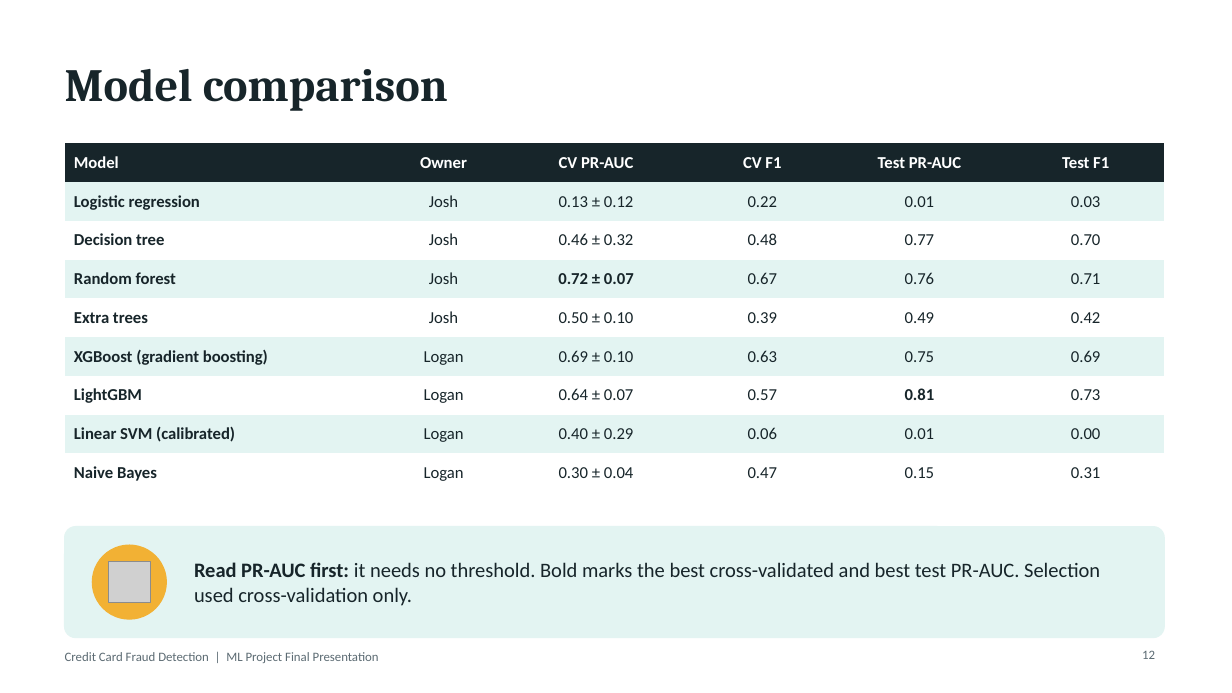
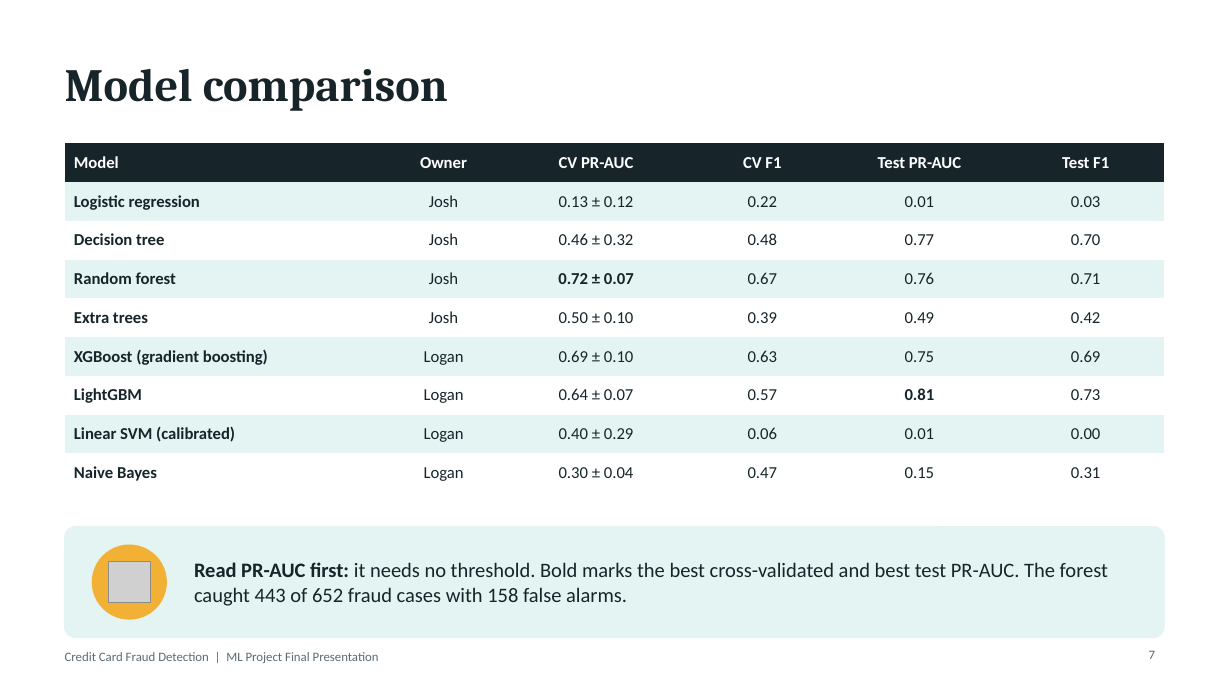
Before and after one commit to joshmfrancis/FraudLens, a slide deck: slide 7 of Presentations/Final Presentation/Final Presentation.pptx (slide 12 before the commit). Drawn at 1232x693 pixels with LibreOffice and Linux fonts; fonts in the diff are those of the drawing; grey boxes stand for pictures. Boxes give left, top, right and bottom in pixels: in the first picture for what was removed or moved away, otherwise in the second. Text is boxed around its words. In the diff, an @@ line names an element or a change of style, - is before the commit and + after.

```diff
--- a/Presentations/Final Presentation/Final Presentation.pptx
+++ b/Presentations/Final Presentation/Final Presentation.pptx
@@ text at bbox=[194, 562, 1108, 606]: text changed @@
-Read PR-AUC first: it needs no threshold. Bold marks the best cross-validated and best test PR-AUC. Selection used cross-validation only.
+Read PR-AUC first: it needs no threshold. Bold marks the best cross-validated and best test PR-AUC. The forest caught 443 of 652 fraud cases with 158 false alarms.
@@ page number at bbox=[1149, 651, 1155, 659]: text changed @@
-12
+7
```
Also in this commit, not shown: 5 other slides changed, 10 slides removed, 4 other files.
